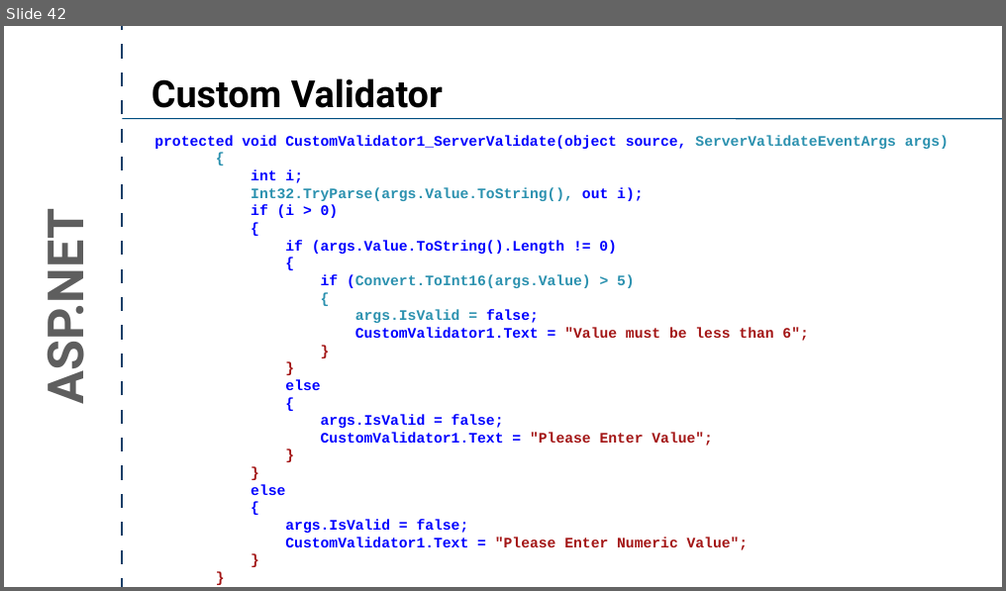
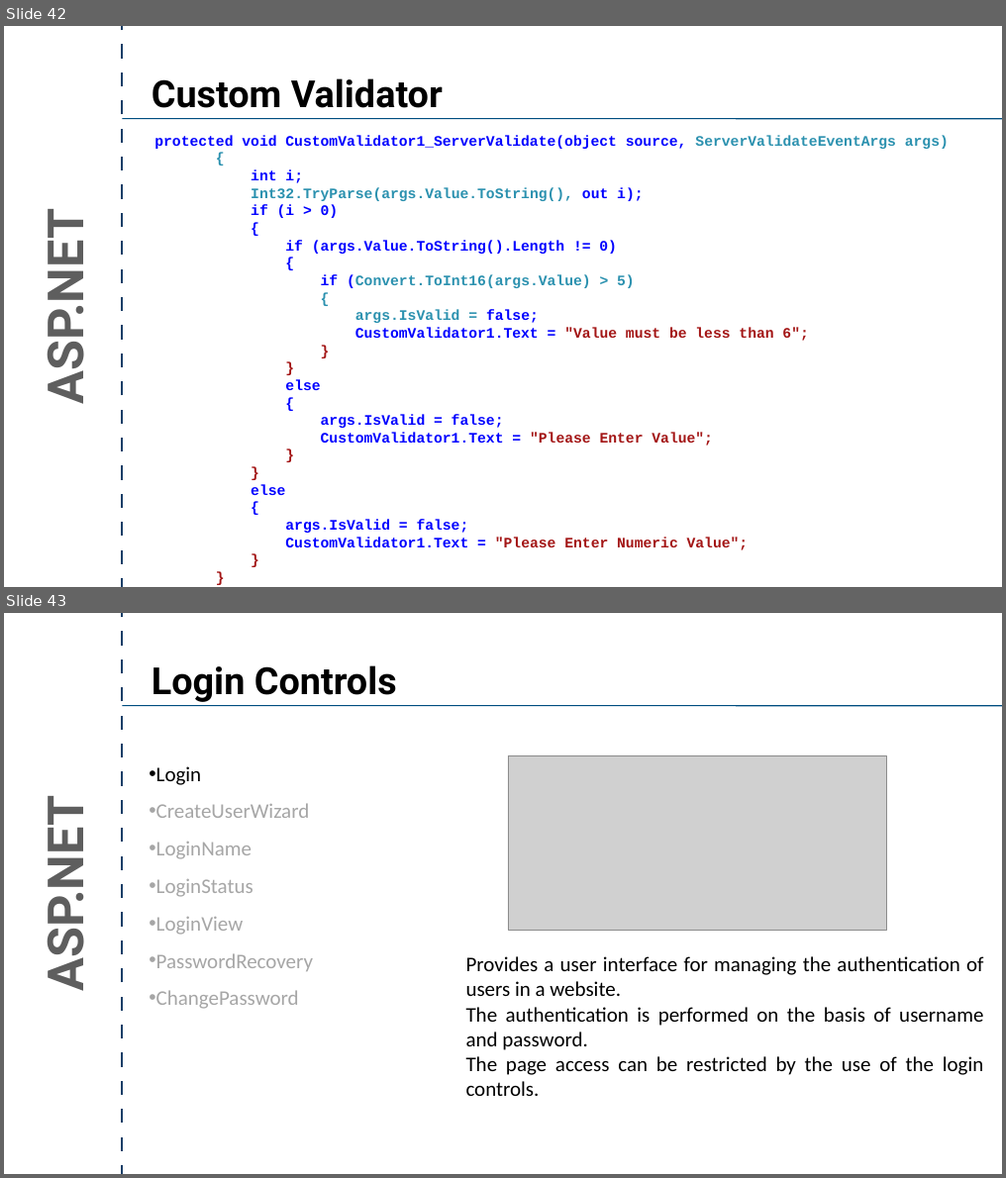
Before and after one commit to crpatel/DotNetMaterial, a slide deck: Unit 8.pptx. Shown one above the other, each under a label of ours: slide 42 before the commit, slides 42 and 43 after it. The pictures are 1006x591 and 1006x1178 pixels, drawn with LibreOffice and Linux fonts; fonts in the diff are those of the drawing; grey boxes stand for pictures. Boxes give left, top, right and bottom in pixels: in the first picture for what was removed or moved away, otherwise in the second. Text is boxed around its words. In the diff, an @@ line names an element or a change of style, - is before the commit and + after.

```diff
--- a/Unit 8.pptx
+++ b/Unit 8.pptx
@@ slide 43 added at <box>4,613,1002,1174</box>, background #FFFFFF @@
@@ line added from (122, 1174) to (122, 613), #183E67 4.5 pt @@
@@ text added at <box>152,665,397,702</box>, 72 pt, text #000000, bold @@
+Login Controls
@@ line added from (122, 706) to (1002, 706), #004D80 2 pt @@
@@ picture added at <box>508,756,886,930</box> @@
@@ text added at <box>156,766,313,1009</box>, 40 pt, text #A6A6A6 @@
+• Login
+• CreateUserWizard
+• LoginName
+• LoginStatus
+• LoginView
+• PasswordRecovery
+• ChangePassword
@@ text added at <box>31,815,96,986</box>, 96 pt, text #5E5E5E, bold @@
+ASP.NET
@@ text added at <box>466,957,984,1096</box>, 40 pt, text #000000 @@
+Provides a user interface for managing the authentication of users in a website.
+The authentication is performed on the basis of username and password.
+The page access can be restricted by the use of the login controls.
```
Also in this commit, not shown: 6 other slides added, 3 other files.
